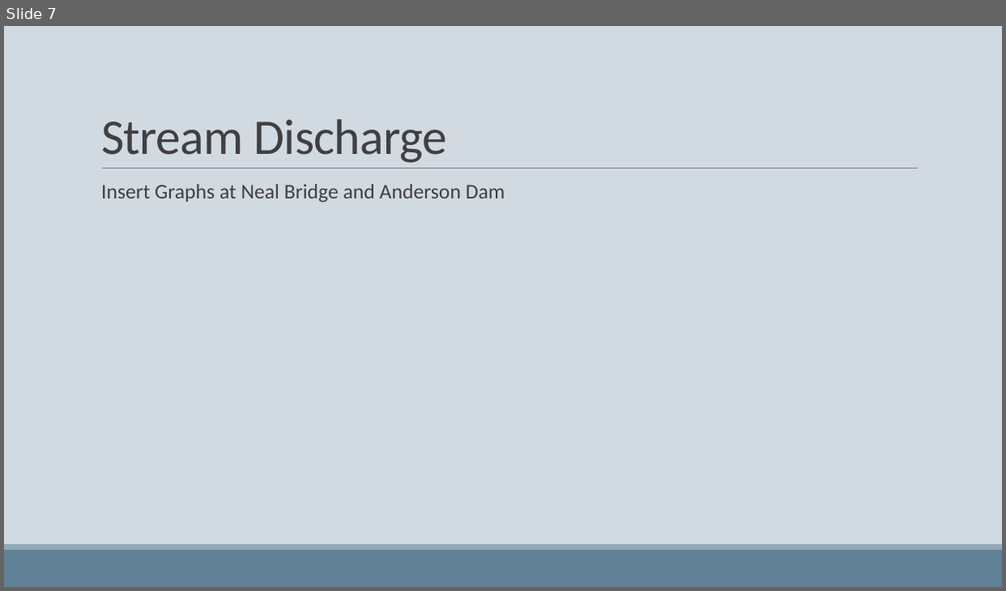
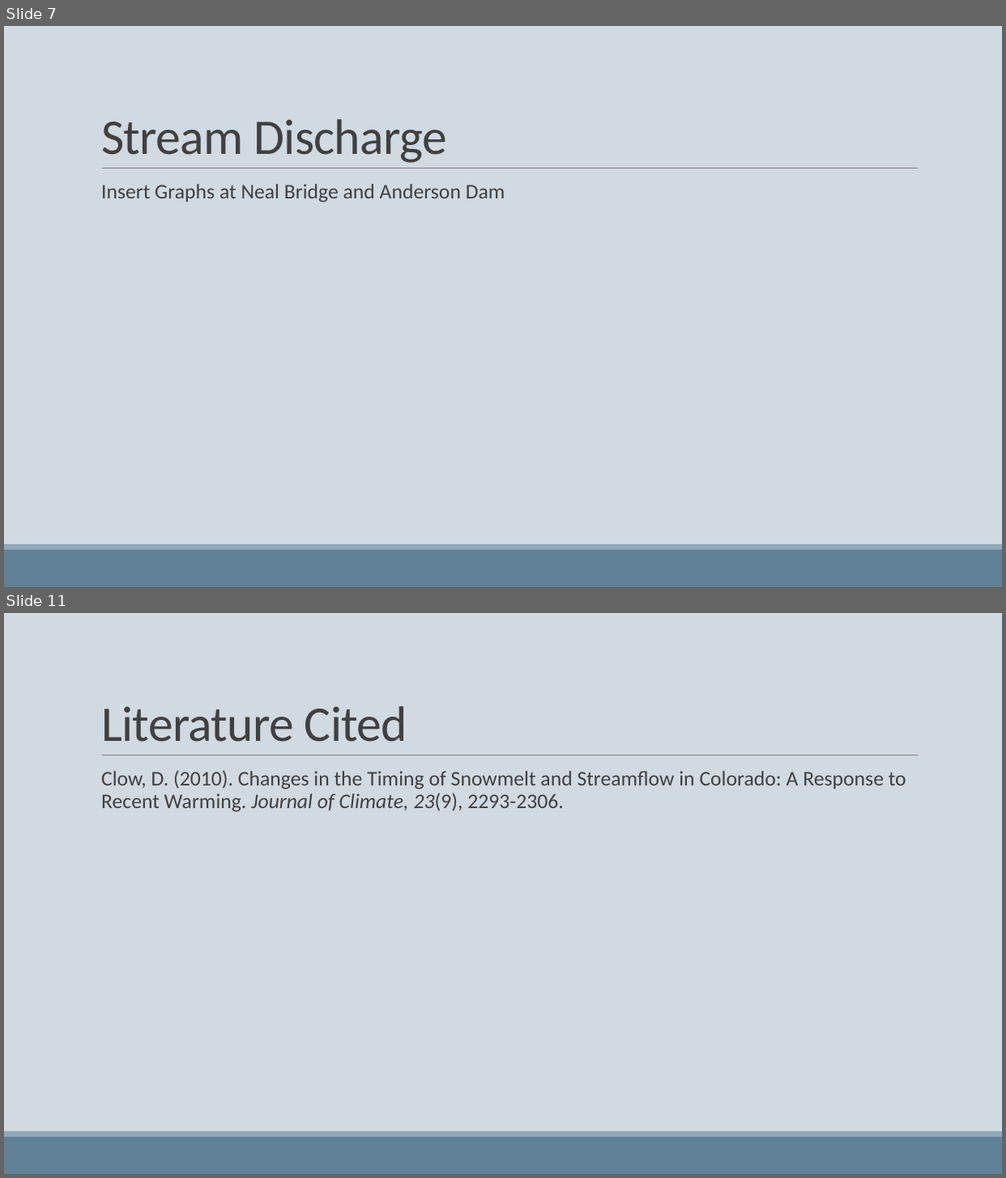
Before and after one commit to woz22/thesis, a slide deck: courses/geog475_pres.pptx. Shown one above the other, each under a label of ours: slide 7 before the commit, slides 7 and 11 after it; the slides between them are not shown. The pictures are 1006x591 and 1006x1178 pixels, drawn with LibreOffice and Linux fonts; fonts in the diff are those of the drawing. Boxes give left, top, right and bottom in pixels: in the first picture for what was removed or moved away, otherwise in the second. Text is boxed around its words. In the diff, an @@ line names an element or a change of style, - is before the commit and + after.

```diff
--- a/courses/geog475_pres.pptx
+++ b/courses/geog475_pres.pptx
@@ slide 11 added at (x1=4, y1=613, x2=1002, y2=1174), background #D1D9E1; not listed: 3 template elements that a slide beside it also shows @@
@@ title added at (x1=101, y1=706, x2=407, y2=742), 48 pt, text #404040 @@
+Literature Cited
@@ text added at (x1=101, y1=770, x2=906, y2=812), 20 pt, text #404040 @@
+  Clow, D. (2010). Changes in the Timing of Snowmelt and Streamflow in Colorado: A Response to Recent Warming. Journal of Climate, 23(9), 2293-2306.
```
Also in this commit, not shown: 2 slides changed, 4 other slides added, 2 slides removed, 7 other files.
